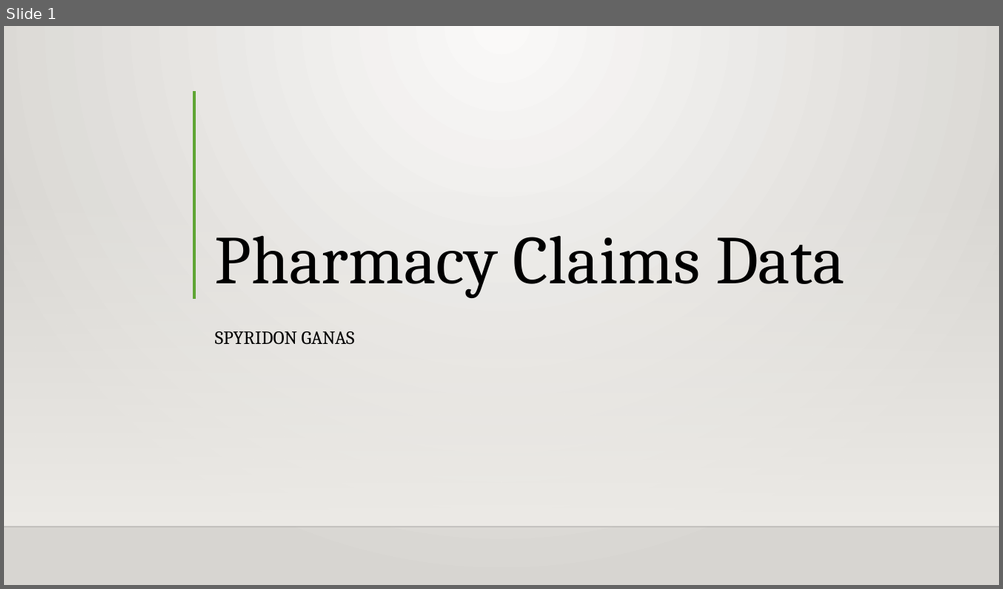
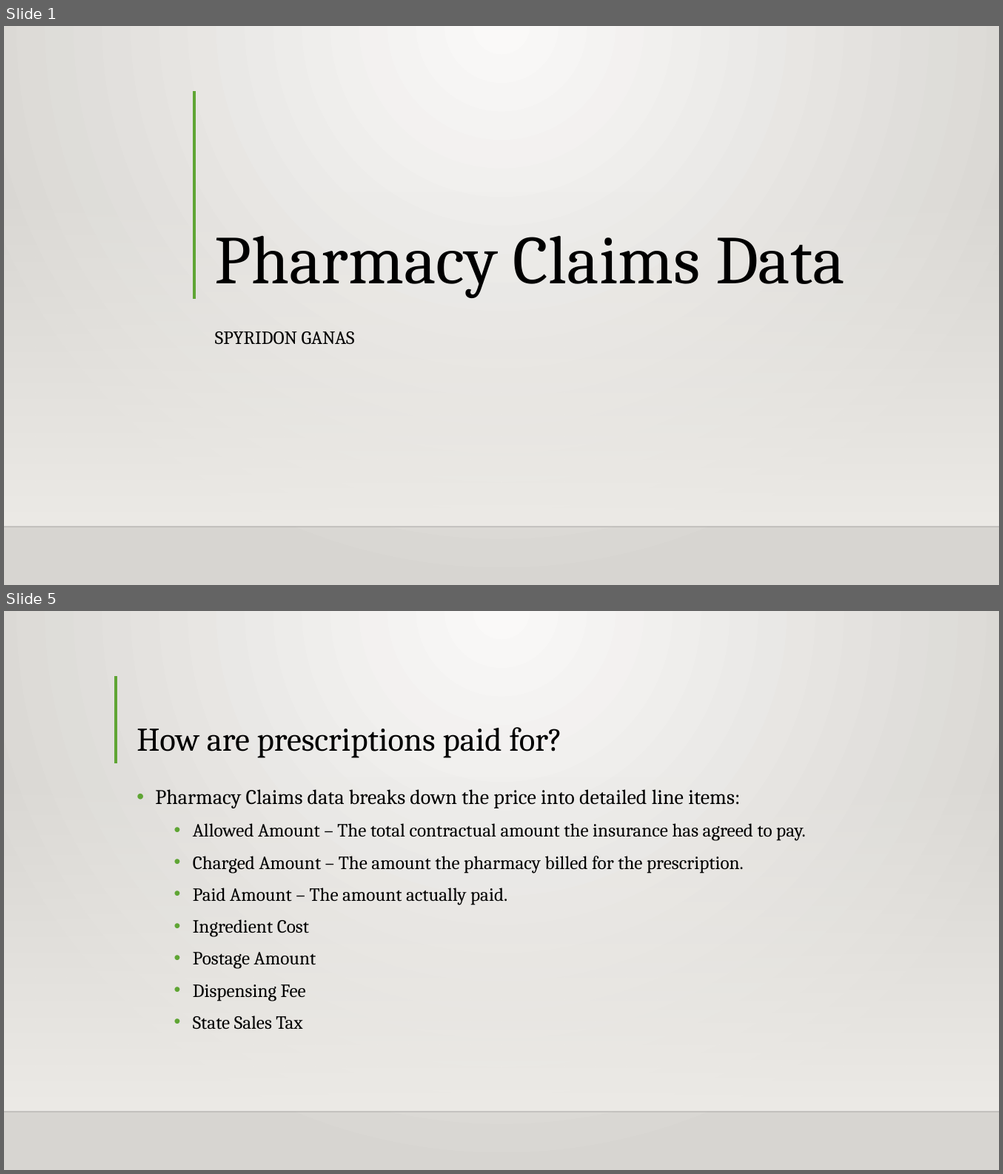
Before and after one commit to Intro-to-APCD/Intro-to-APCD.github.io, a slide deck: PowerPoints/Phase 2 - Overview/003 An Overview of Pharmacy Claims Data.pptx. Shown one above the other, each under a label of ours: slide 1 before the commit, slides 1 and 5 after it; the slides between them are not shown. The pictures are 1003x589 and 1003x1174 pixels, drawn with LibreOffice and Linux fonts; fonts in the diff are those of the drawing; background and template pictures are left out. Boxes give left, top, right and bottom in pixels: in the first picture for what was removed or moved away, otherwise in the second. Text is boxed around its words. In the diff, an @@ line names an element or a change of style, - is before the commit and + after.

Commit message:
completed the pharmacy powerpoint

```diff
--- a/PowerPoints/Phase 2 - Overview/003 An Overview of Pharmacy Claims Data.pptx
+++ b/PowerPoints/Phase 2 - Overview/003 An Overview of Pharmacy Claims Data.pptx
@@ slide 5 added at (4, 611, 999, 1170), background gradient #FAFAF9 to #D7D5D2; not listed: 2 template elements that a slide beside it also shows @@
@@ line added from (116, 676) to (116, 763), #5FA534 3 pt @@
@@ title added at (136, 727, 562, 758), 32 pt, text #000000 @@
+How are prescriptions paid for?
@@ text added at (155, 789, 805, 1030), 18 pt, text #000000 @@
+• Pharmacy Claims data breaks down the price into detailed line items:
+  • Allowed Amount – The total contractual amount the insurance has agreed to pay.
+  • Charged Amount – The amount the pharmacy billed for the prescription.
+  • Paid Amount – The amount actually paid.
+  • Ingredient Cost
+  • Postage Amount
+  • Dispensing Fee
+  • State Sales Tax
```
Also in this commit, not shown: 3 other slides added, 5 slides removed.
